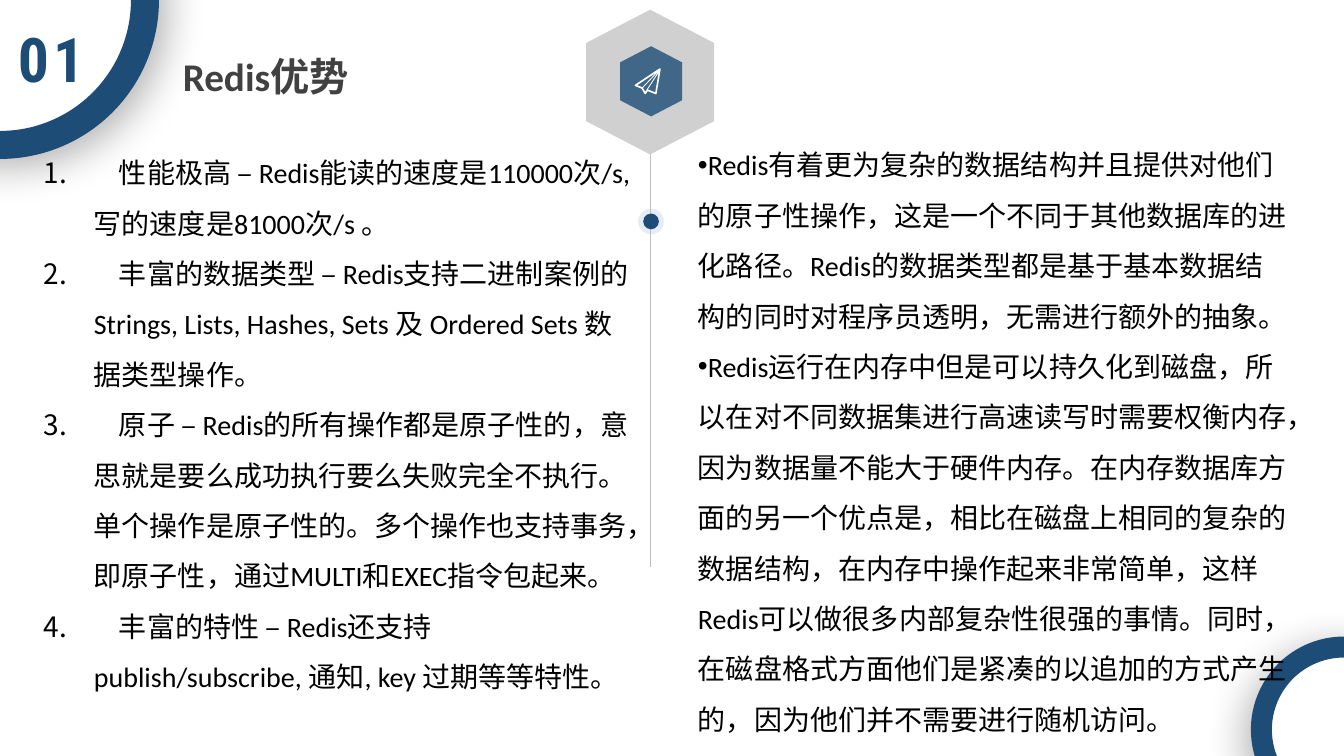
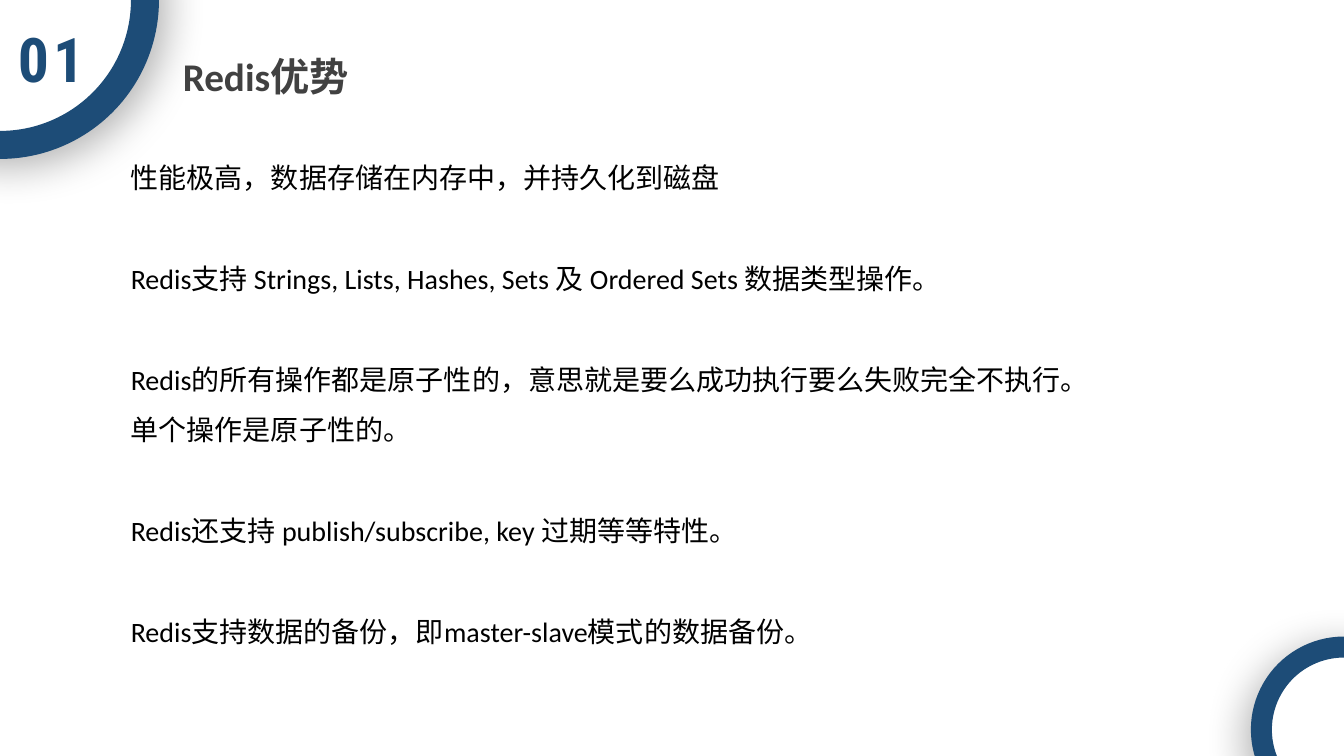
Before and after one commit to ACTSysGroup/Dev-Club, a slide deck: slide 5 of back-end/数据库/Redis.pptx. Drawn at 1344x756 pixels with LibreOffice and Linux fonts; fonts in the diff are those of the drawing; grey boxes stand for pictures; background and template pictures are left out. Boxes give left, top, right and bottom in pixels: in the first picture for what was removed or moved away, otherwise in the second. Text is boxed around its words. In the diff, an @@ line names an element or a change of style, - is before the commit and + after.

```diff
--- a/back-end/数据库/Redis.pptx
+++ b/back-end/数据库/Redis.pptx
@@ picture removed at box(586, 10, 714, 155) @@
@@ hexagon removed at box(620, 46, 683, 117) @@
@@ freeform shape removed at box(635, 69, 661, 95) @@
@@ line removed from (650, 101) to (650, 567) @@
@@ text at box(131, 164, 1089, 645): text changed @@
-1. 性能极高 – Redis能读的速度是110000次/s,写的速度是81000次/s 。
-2. 丰富的数据类型 – Redis支持二进制案例的 Strings, Lists, Hashes, Sets 及 Ordered Sets 数据类型操作。
-3. 原子 – Redis的所有操作都是原子性的，意思就是要么成功执行要么失败完全不执行。单个操作是原子性的。多个操作也支持事务，即原子性，通过MULTI和EXEC指令包起来。
-4. 丰富的特性 – Redis还支持 publish/subscribe, 通知, key 过期等等特性。
+性能极高，数据存储在内存中，并持久化到磁盘
+Redis支持 Strings, Lists, Hashes, Sets 及 Ordered Sets 数据类型操作。
+Redis的所有操作都是原子性的，意思就是要么成功执行要么失败完全不执行。单个操作是原子性的。
+Redis还支持 publish/subscribe, key 过期等等特性。
+Redis支持数据的备份，即master-slave模式的数据备份。
@@ ellipse removed at box(638, 209, 664, 235) @@
@@ text removed at box(698, 202, 1315, 733) @@
-• Redis有着更为复杂的数据结构并且提供对他们的原子性操作，这是一个不同于其他数据库的进化路径。Redis的数据类型都是基于基本数据结构的同时对程序员透明，无需进行额外的抽象。
-• Redis运行在内存中但是可以持久化到磁盘，所以在对不同数据集进行高速读写时需要权衡内存，因为数据量不能大于硬件内存。在内存数据库方面的另一个优点是，相比在磁盘上相同的复杂的数据结构，在内存中操作起来非常简单，这样Redis可以做很多内部复杂性很强的事情。同时，在磁盘格式方面他们是紧凑的以追加的方式产生的，因为他们并不需要进行随机访问。
@@ ellipse removed at box(643, 214, 659, 230) @@
```
Also in this commit, not shown: 11 other slides changed, 3 slides removed.
